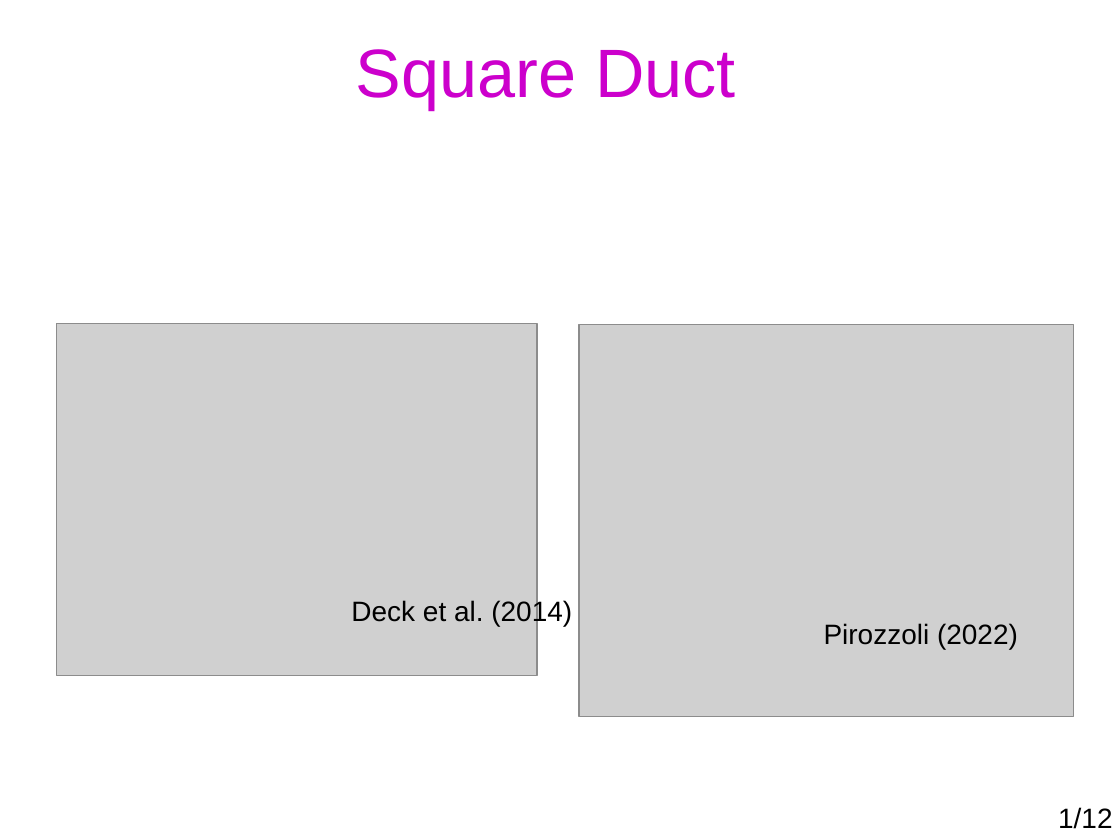
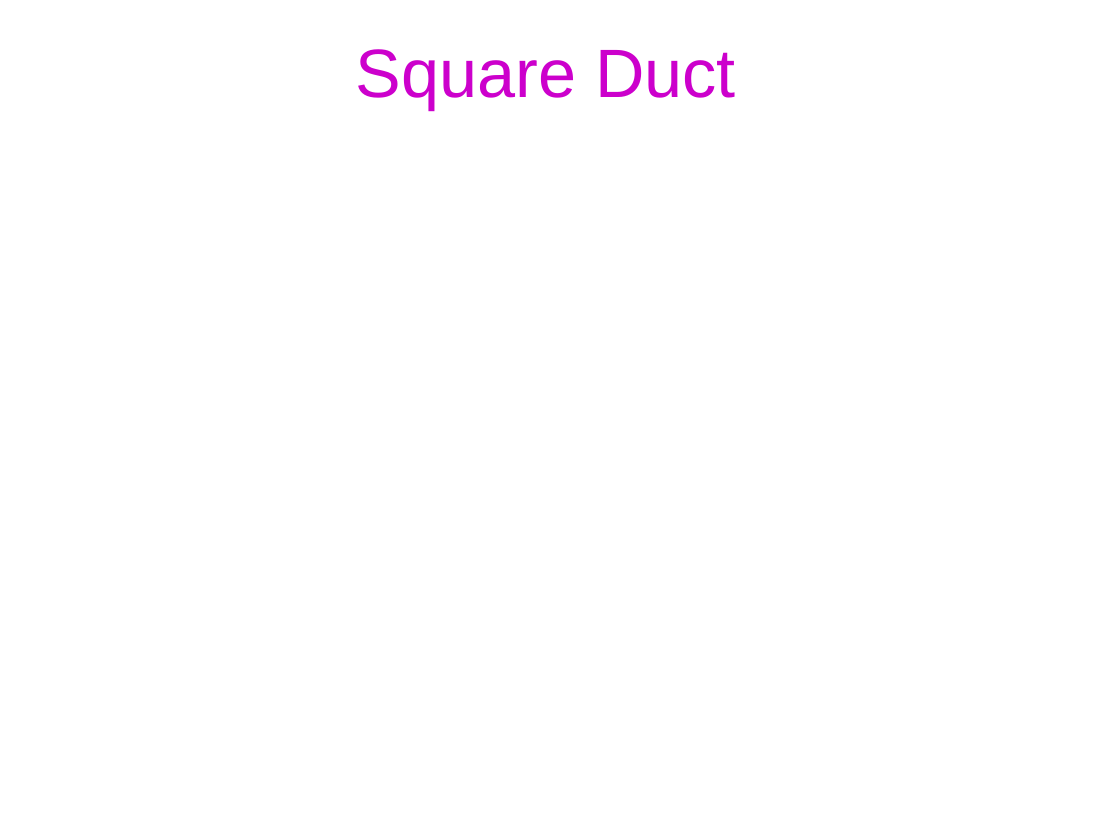
Before and after one commit to federicoVerolini/CaLES, a slide deck: slide 4 of docs/vv.pptx (slide 3 before the commit). Drawn at 1120x840 pixels with LibreOffice and Linux fonts; fonts in the diff are those of the drawing; grey boxes stand for pictures; background and template pictures are left out. Boxes give left, top, right and bottom in pixels: in the first picture for what was removed or moved away, otherwise in the second. Text is boxed around its words. In the diff, an @@ line names an element or a change of style, - is before the commit and + after.

```diff
--- a/docs/vv.pptx
+++ b/docs/vv.pptx
@@ picture removed at [57,324,538,675] @@
@@ picture removed at [579,325,1073,717] @@
@@ text removed at [351,599,572,626] @@
-Deck et al. (2014)
@@ text removed at [824,623,1018,649] @@
-Pirozzoli (2022)
@@ text removed at [1058,807,1112,829] @@
-1/12
```
Also in this commit, not shown: 2 slides added, 3 slides removed, 5 other files.
